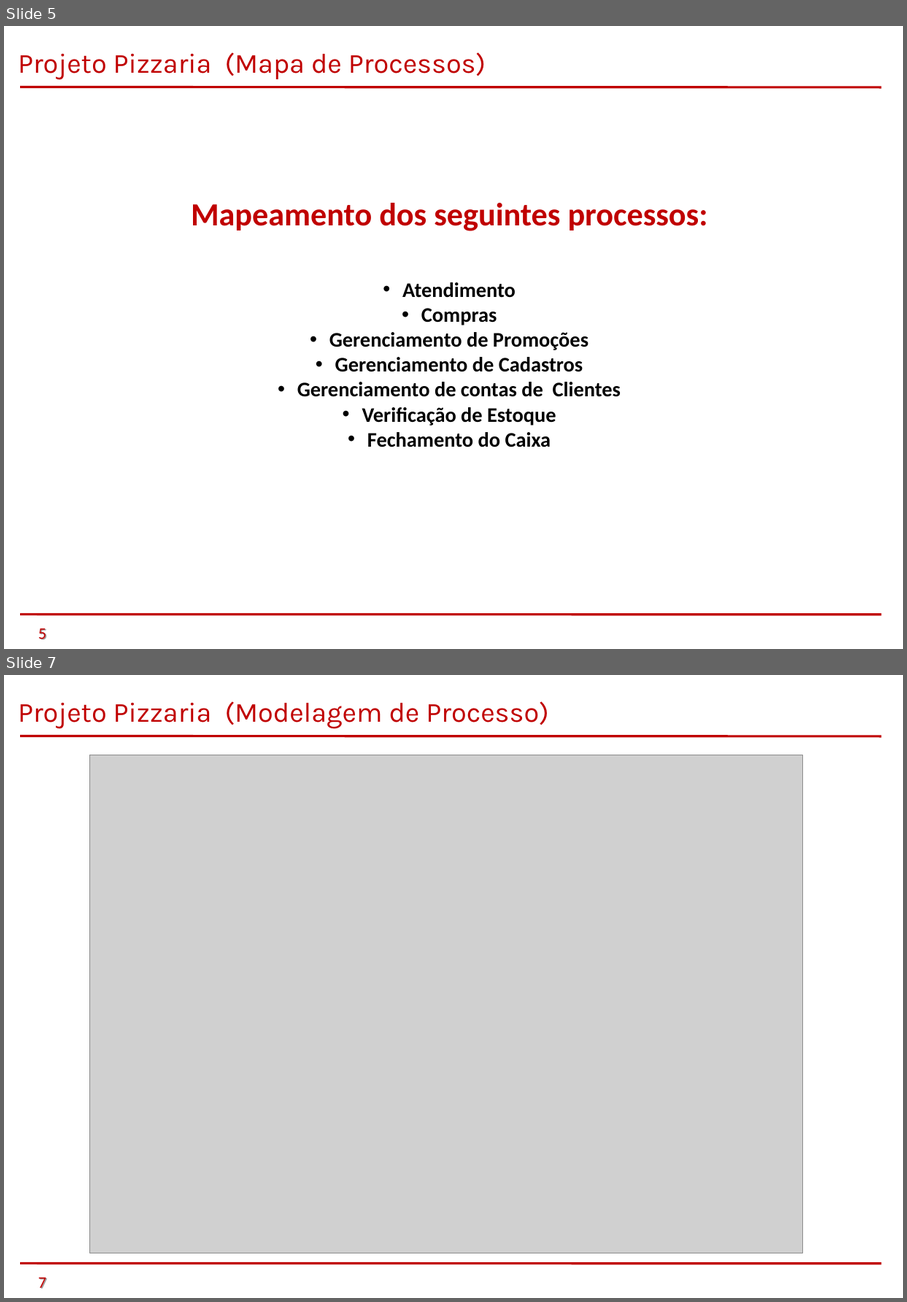
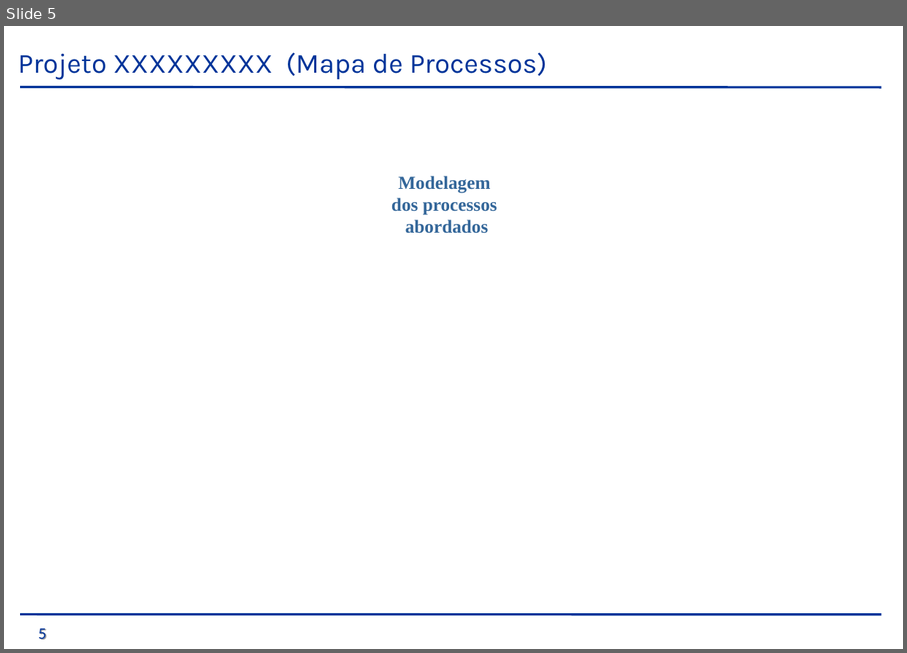
Before and after one commit to saintalex93/tcmpizzaria, a slide deck: GiovanellisPizzariaEntrega1S/TCM - Pizzaria - Semestre 1 - 2014/PTCC/Apresentação/Pizzaria.ppt. Shown one above the other, each under a label of ours: slides 5 and 7 before the commit, slide 5 after it; the slides between them are not shown. The pictures are 907x1302 and 907x653 pixels, drawn with LibreOffice and Linux fonts; fonts in the diff are those of the drawing; grey boxes stand for pictures; background and template pictures are left out. Boxes give left, top, right and bottom in pixels: in the first picture for what was removed or moved away, otherwise in the second. Text is boxed around its words. In the diff, an @@ line names an element or a change of style, - is before the commit and + after.

```diff
--- a/GiovanellisPizzariaEntrega1S/TCM - Pizzaria - Semestre 1 - 2014/PTCC/Apresentação/Pizzaria.ppt
+++ b/GiovanellisPizzariaEntrega1S/TCM - Pizzaria - Semestre 1 - 2014/PTCC/Apresentação/Pizzaria.ppt
@@ slide 7 removed at [4, 675, 903, 1298], background picture (left out) @@
@@ text removed at [18, 701, 549, 729] @@
-Projeto Pizzaria (Modelagem de Processo)
@@ line removed from (20, 736) to (881, 736) @@
@@ picture removed at [90, 755, 803, 1252] @@
@@ line removed from (20, 1263) to (881, 1263) @@
@@ text removed at [38, 1277, 46, 1288] @@
-7
@@ slide 5 changed as well @@
@@ text at [18, 52, 547, 80]: text changed; text colour #C00000 to #003399 @@
-Projeto Pizzaria (Mapa de Processos)
+Projeto XXXXXXXXX (Mapa de Processos)
@@ line (20, 87) - (881, 87): stroke #C00000 2.01 pt to #003399 2.01 pt @@
@@ text added at [392, 176, 497, 233], 16 pt, text #336699, bold @@
+Modelagem
+dos processos
+abordados
@@ text removed at [191, 203, 708, 447] @@
-Mapeamento dos seguintes processos:
-• Atendimento
-• Compras
-• Gerenciamento de Promoções
-• Gerenciamento de Cadastros
-• Gerenciamento de contas de Clientes
-• Verificação de Estoque
-• Fechamento do Caixa
@@ line (20, 614) - (881, 614): stroke #C00000 2.01 pt to #003399 2.01 pt @@
@@ text "5" at [38, 628, 46, 639]: text colour #C00000 to #003399 @@
```
Also in this commit, not shown: 7 other slides changed, 1 slide added, 3 other slides removed.
